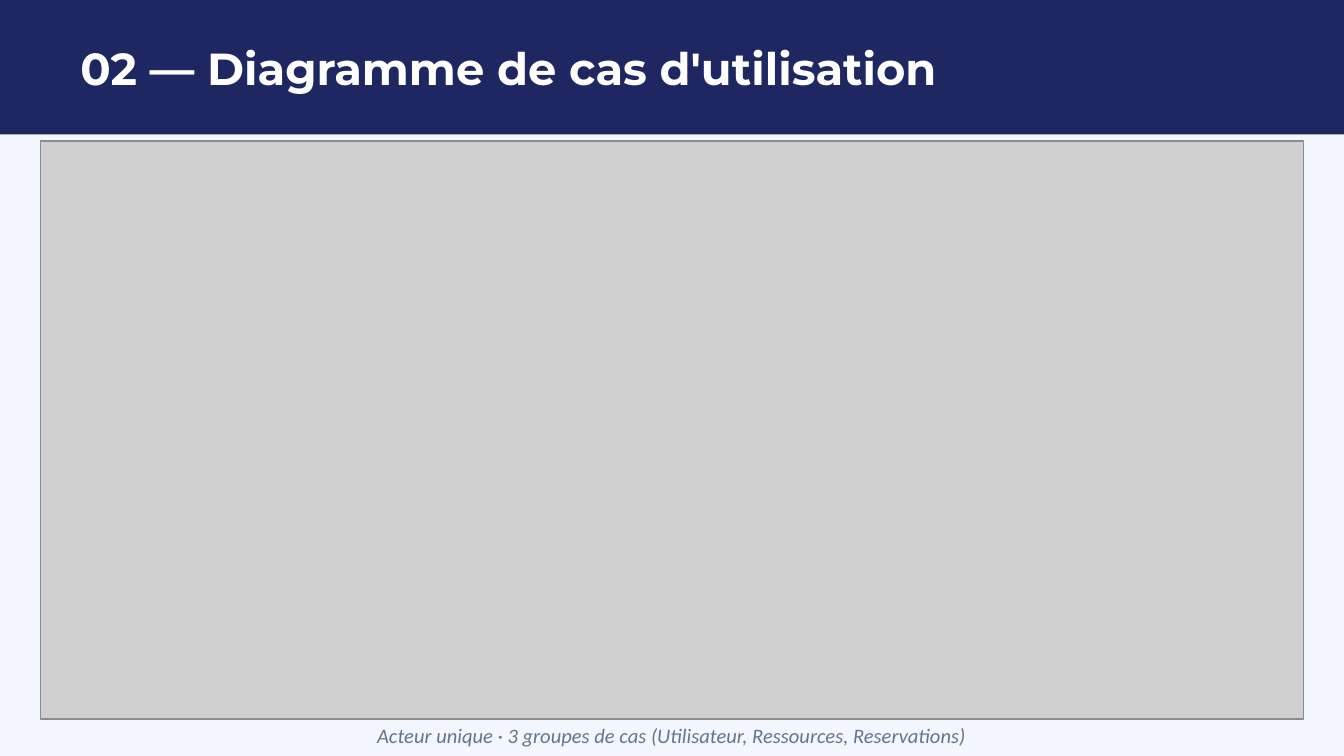
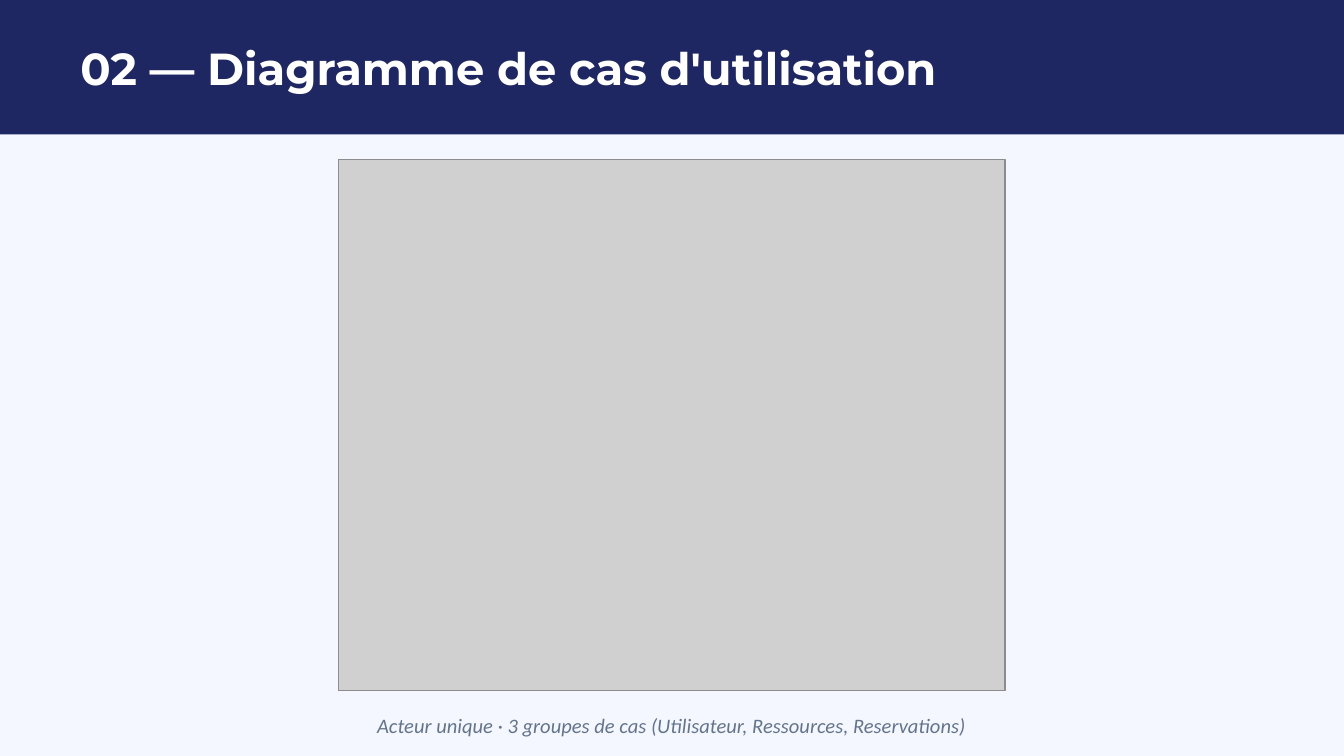
Before and after one commit to MatteoDelin/SAE_COO_SD2, a slide deck: slide 7 of Delin Mattéo Grosjean Violette Présentation_COO.pptx. Drawn at 1344x756 pixels with LibreOffice and Linux fonts; fonts in the diff are those of the drawing; grey boxes stand for pictures. Boxes give left, top, right and bottom in pixels: in the first picture for what was removed or moved away, otherwise in the second. Text is boxed around its words. In the diff, an @@ line names an element or a change of style, - is before the commit and + after.

```diff
--- a/Delin Mattéo Grosjean Violette Présentation_COO.pptx
+++ b/Delin Mattéo Grosjean Violette Présentation_COO.pptx
@@ picture: place and size @@
-picture at (40,141,1304,719)
+picture at (339,160,1005,691)
@@ text "Acteur unique · 3 groupes ...": place and size @@
-text "Acteur unique · 3 groupes ..." at (377,728,965,747)
+text "Acteur unique · 3 groupes ..." at (377,718,965,737)
```
Also in this commit, not shown: 1 other slide changed, 4 other files.
